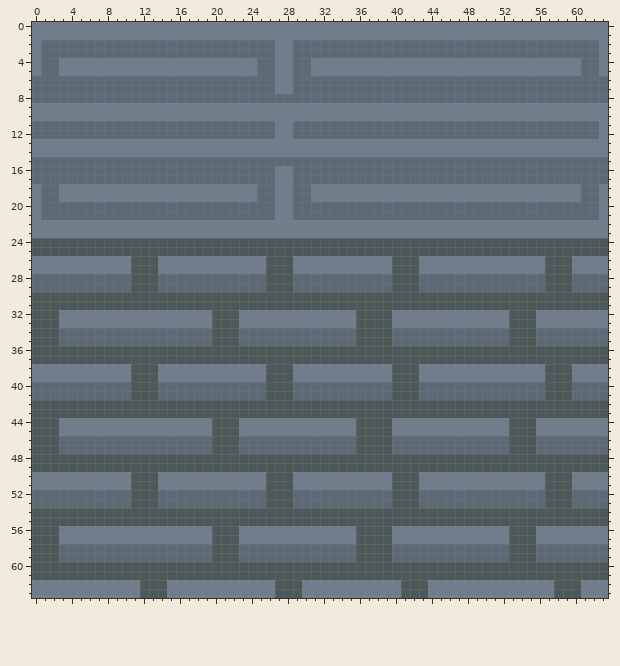
Two versions of one pixel-art sprite, sandbox/Assets/Sprites/Tiles/ArisTiles/TileSprites/Castle/CastleGround-1.png. That is the earlier state.
The file is 64x64 pixels.
The same view after the edit:
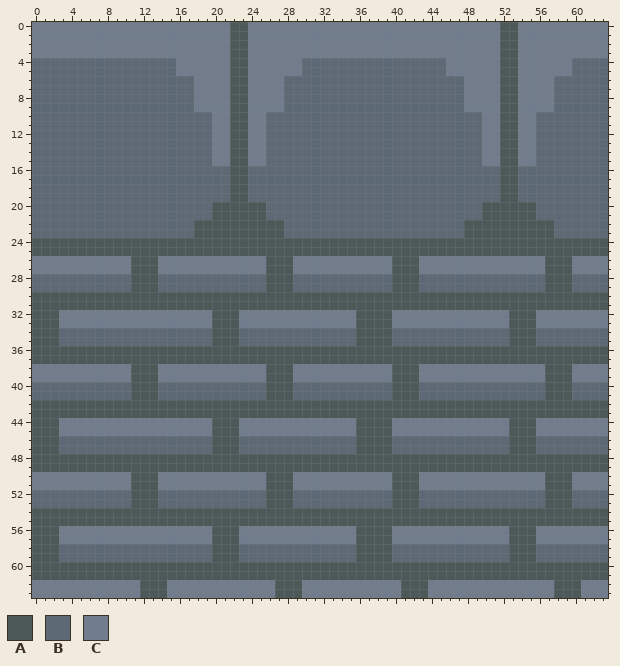
Palette (. is transparent): A #4d5959  B #5d6975  C #717d8d
What changed:
y 0..1: x 22..23 CC -> AA; x 52..53 CC -> AA
y 2..3: x 1..26 BBBBBBBBBBBBBBBBBBBBBBBBBB -> CCCCCCCCCCCCCCCCCCCCCAACCC; x 29..62 BBBBBBBBBBBBBBBBBBBBBBBBBBBBBBBBBB -> CCCCCCCCCCCCCCCCCCCCCCCAACCCCCCCCC
y 4..5: x 0 C -> B; x 3..15 CCCCCCCCCCCCC -> BBBBBBBBBBBBB; x 22..23 CC -> AA; x 25..26 BB -> CC; x 29 B -> C; x 31..45 CCCCCCCCCCCCCCC -> BBBBBBBBBBBBBBB; x 52..53 CC -> AA; x 60 C -> B; x 63 C -> B
y 6..7: x 18..26 BBBBBBBBB -> CCCCAACCC; x 28 C -> B; x 48..57 BBBBBBBBBB -> CCCCAACCCC
y 8: x 18..27 BBBBBBBBBB -> CCCCAACCCC; x 48..57 BBBBBBBBBB -> CCCCAACCCC
y 9: x 0..17 CCCCCCCCCCCCCCCCCC -> BBBBBBBBBBBBBBBBBB; x 22..23 CC -> AA; x 28..47 CCCCCCCCCCCCCCCCCCCC -> BBBBBBBBBBBBBBBBBBBB; x 52..53 CC -> AA; x 58..63 CCCCCC -> BBBBBB
y 10: x 0..19 CCCCCCCCCCCCCCCCCCCC -> BBBBBBBBBBBBBBBBBBBB; x 22..23 CC -> AA; x 26..49 CCCCCCCCCCCCCCCCCCCCCCCC -> BBBBBBBBBBBBBBBBBBBBBBBB; x 52..53 CC -> AA; x 56..63 CCCCCCCC -> BBBBBBBB
y 11..12: x 20..25 BBBBBB -> CCAACC; x 27..28 CC -> BB; x 50..55 BBBBBB -> CCAACC; x 63 C -> B
y 13..14: x 0..19 CCCCCCCCCCCCCCCCCCCC -> BBBBBBBBBBBBBBBBBBBB; x 22..23 CC -> AA; x 26..49 CCCCCCCCCCCCCCCCCCCCCCCC -> BBBBBBBBBBBBBBBBBBBBBBBB; x 52..53 CC -> AA; x 56..63 CCCCCCCC -> BBBBBBBB
y 15: x 20..25 BBBBBB -> CCAACC; x 50..55 BBBBBB -> CCAACC
y 16..17: x 22..23 BB -> AA; x 27..28 CC -> BB; x 52..53 BB -> AA
y 18..19: x 0 C -> B; x 3..24 CCCCCCCCCCCCCCCCCCCCCC -> BBBBBBBBBBBBBBBBBBBAAB; x 27..28 CC -> BB; x 31..60 CCCCCCCCCCCCCCCCCCCCCCCCCCCCCC -> BBBBBBBBBBBBBBBBBBBBBAABBBBBBB; x 63 C -> B
y 20..21: x 0 C -> B; x 20..25 BBBBBB -> AAAAAA; x 27..28 CC -> BB; x 50..55 BBBBBB -> AAAAAA; x 63 C -> B
y 22..23: x 0..63 CCCCCCCCCCCCCCCCCCCCCCCCCCCCCCCCCCCCCCCCCCCCCCCCCCCCCCCCCCCCCCCC -> BBBBBBBBBBBBBBBBBBAAAAAAAAAABBBBBBBBBBBBBBBBBBBBAAAAAAAAAABBBBBB
